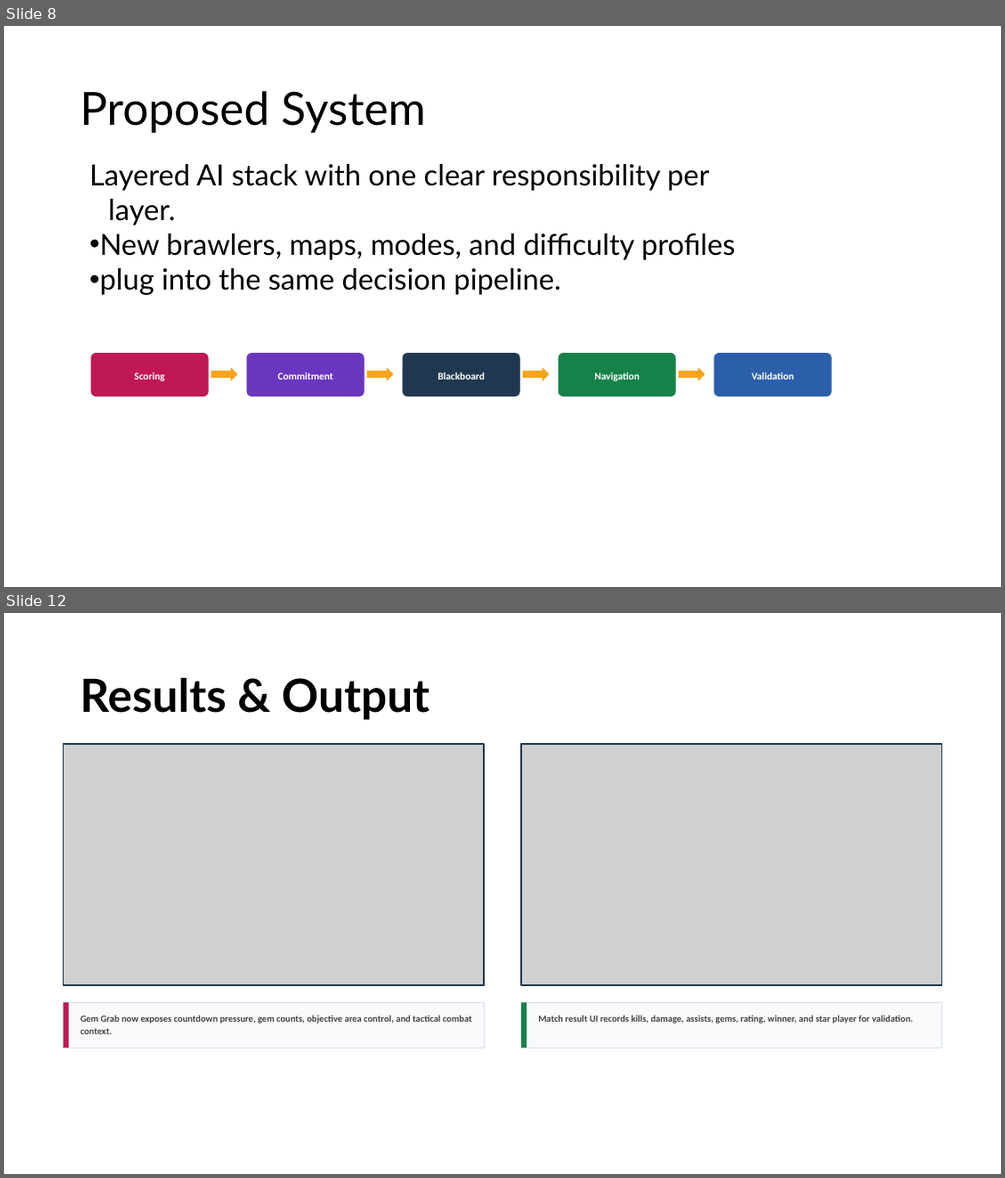
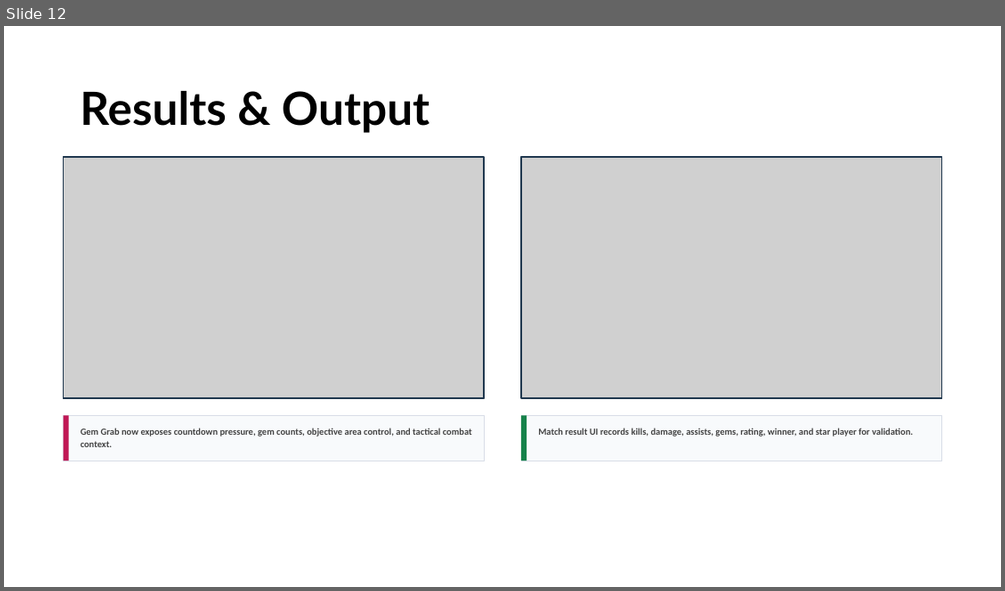
Before and after one commit to godofcoders/Csharp-HighPerf-MOBA-Core, a slide deck: Reports/AdvancedGameAI_FinalPresentation_AA.SC.U3BCA2307092.pptx. Shown one above the other, each under a label of ours: slides 8 and 12 before the commit, slide 12 after it; the slides between them are not shown. The pictures are 1005x1178 and 1005x591 pixels, drawn with LibreOffice and Linux fonts; fonts in the diff are those of the drawing; grey boxes stand for pictures. Boxes give left, top, right and bottom in pixels: in the first picture for what was removed or moved away, otherwise in the second. Text is boxed around its words. In the diff, an @@ line names an element or a change of style, - is before the commit and + after.

```diff
--- a/Reports/AdvancedGameAI_FinalPresentation_AA.SC.U3BCA2307092.pptx
+++ b/Reports/AdvancedGameAI_FinalPresentation_AA.SC.U3BCA2307092.pptx
@@ slide 8 removed at bbox=[4, 26, 1001, 587], background #FFFFFF @@
@@ title removed at bbox=[80, 91, 425, 133] @@
-Proposed System
@@ text removed at bbox=[89, 164, 735, 295] @@
-Layered AI stack with one clear responsibility per layer.
-• New brawlers, maps, modes, and difficulty profiles
-• plug into the same decision pipeline.
@@ rounded rectangle removed at bbox=[91, 354, 208, 396] @@
@@ text removed at bbox=[134, 372, 164, 381] @@
-Scoring
@@ right arrow removed at bbox=[211, 367, 237, 381] @@
@@ rounded rectangle removed at bbox=[247, 354, 364, 396] @@
@@ text removed at bbox=[278, 372, 333, 379] @@
-Commitment
@@ right arrow removed at bbox=[367, 367, 393, 381] @@
@@ rounded rectangle removed at bbox=[403, 354, 519, 396] @@
@@ text removed at bbox=[437, 372, 485, 379] @@
-Blackboard
@@ right arrow removed at bbox=[523, 367, 550, 381] @@
@@ rounded rectangle removed at bbox=[558, 354, 676, 396] @@
@@ text removed at bbox=[594, 372, 639, 381] @@
-Navigation
@@ right arrow removed at bbox=[679, 367, 704, 381] @@
@@ rounded rectangle removed at bbox=[714, 354, 831, 396] @@
@@ text removed at bbox=[752, 372, 794, 379] @@
-Validation
```
Also in this commit, not shown: 5 slides changed, 5 slides added, 4 other slides removed, 2 other files.
